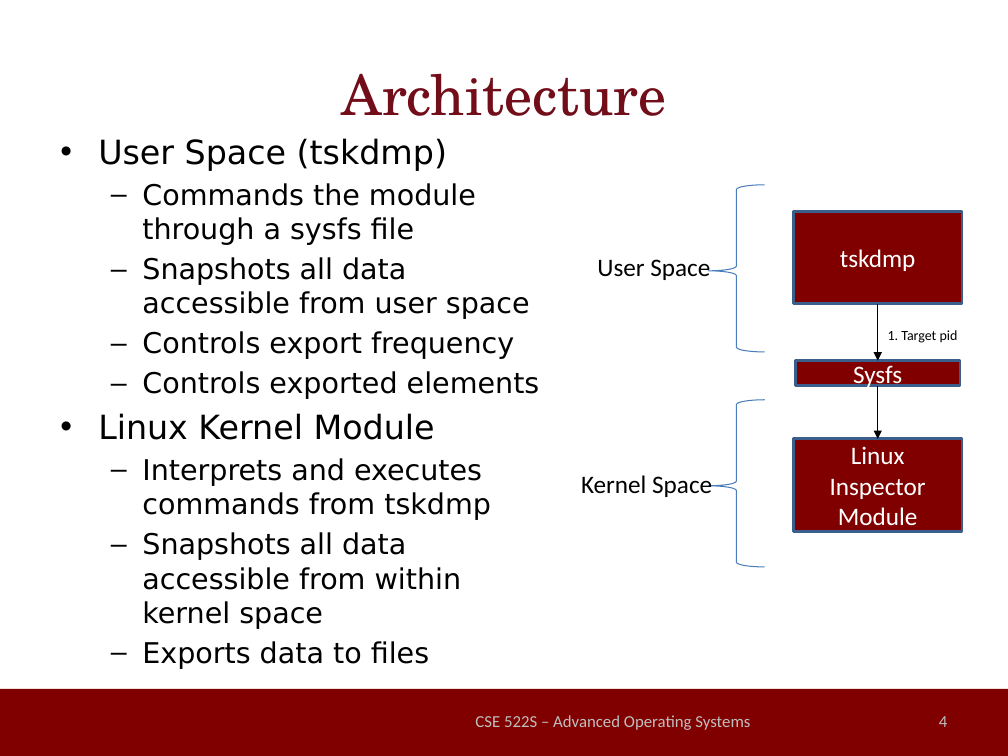
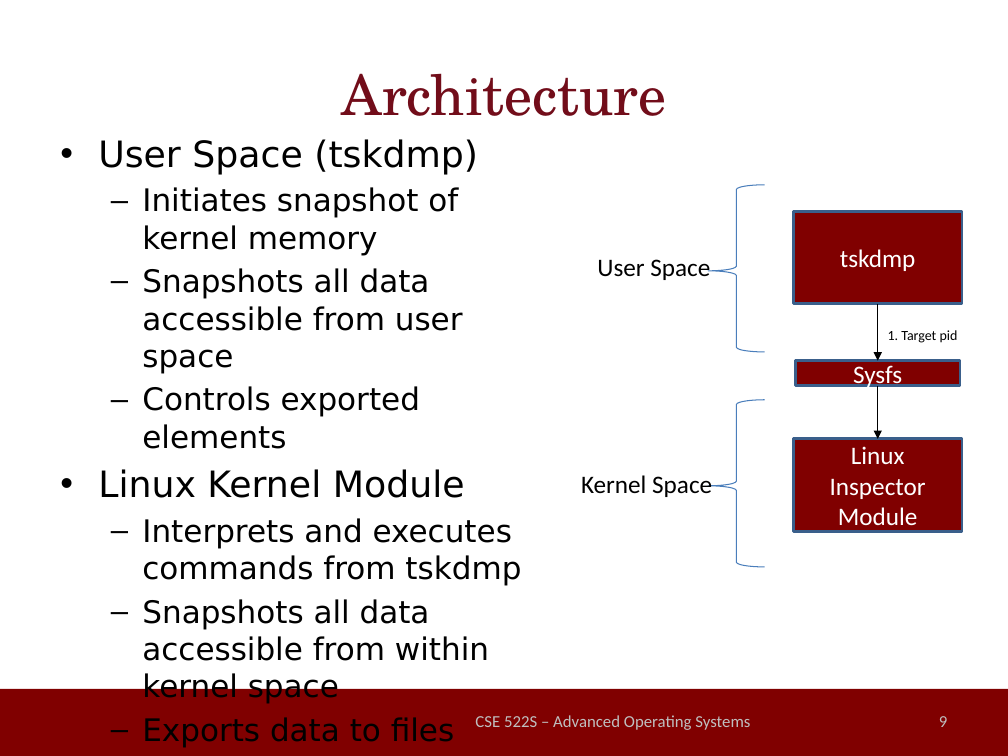
Before and after one commit to millerrt3/LinuxSuspendable, a slide deck: slide 9 of final_presentation.pptx (slide 4 before the commit). Drawn at 1008x756 pixels with LibreOffice and Linux fonts; fonts in the diff are those of the drawing; background and template pictures are left out. Boxes give left, top, right and bottom in pixels: in the first picture for what was removed or moved away, otherwise in the second. Text is boxed around its words. In the diff, an @@ line names an element or a change of style, - is before the commit and + after.

Commit message:
Added more slides involving the linux kernel structures.

```diff
--- a/final_presentation.pptx
+++ b/final_presentation.pptx
@@ text at [98,139,521,748]: size 23.8 to 25.9 pt in "User Space (tskdmp)", "Linux Kernel Module"; size 20.4 to 22.2 pt in "Snapshots all data accessible from user space", "Controls exported elements", "Interprets and executes commands from tskdmp", "Snapshots all data accessible from within kernel ..." and 1 more places @@
@@ text at [142,187,458,255]: text changed; size 20.4 to 22.2 pt @@
-  – Commands the module through a sysfs file
+  – Initiates snapshot of kernel memory
@@ text at [142,331,514,359]: paragraph removed @@
-  – Controls export frequency
@@ page number at [939,716,947,727]: text changed @@
-4
+9
```
Also in this commit, not shown: 2 other slides changed, 4 slides added.
